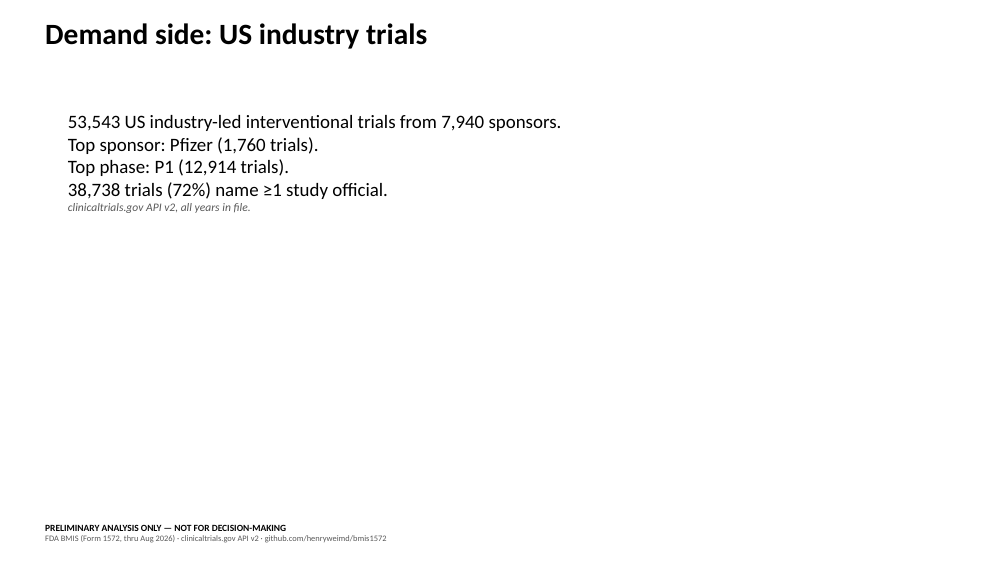
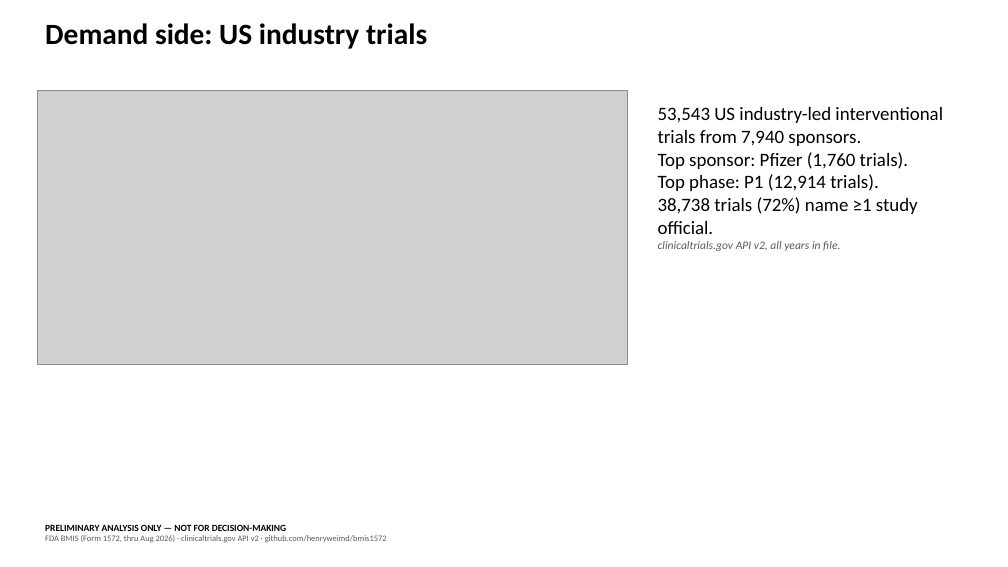
Before and after one commit to henryweimd/bmis1572, a slide deck: slide 12 of explorer/public/data/exports/bmis-supply-deck.pptx. Drawn at 1008x567 pixels with LibreOffice and Linux fonts; fonts in the diff are those of the drawing; grey boxes stand for pictures. Boxes give left, top, right and bottom in pixels: in the first picture for what was removed or moved away, otherwise in the second. Text is boxed around its words. In the diff, an @@ line names an element or a change of style, - is before the commit and + after.

Commit message:
Static sponsor/coverage charts; deck chart slides
trials_sponsors.png (top 15) + linkage_coverage.png (share by band)
with captioned definitions; demand/linkage deck slides become chart
slides (17 total, 17 images). Manifest refreshed.

```diff
--- a/explorer/public/data/exports/bmis-supply-deck.pptx
+++ b/explorer/public/data/exports/bmis-supply-deck.pptx
@@ picture added at (38, 91, 628, 364) @@
@@ text "53,543 US industry-led interventional trials ..." rewrapped from (68, 115, 562, 213) to (658, 107, 943, 251) @@
```
Also in this commit, not shown: 1 other slide changed, 8 other files.
